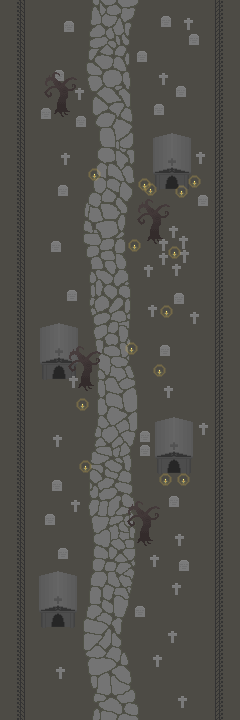
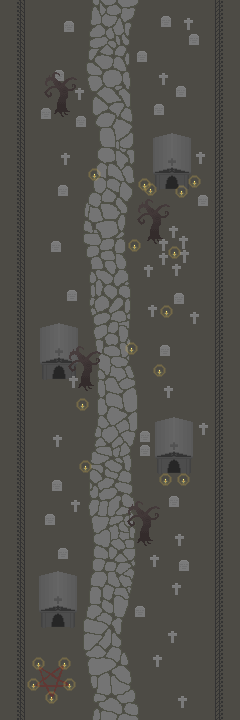
Comparing the layer stacks of the two 240x720 images. Changes:
added layer "Candle copy #16" in group "candles" over [63, 678, 76, 691]
added layer "Candle copy #17" in group "candles" over [27, 678, 40, 691]
added layer "Candle copy #14" in group "candles" over [58, 657, 71, 670]
added layer "Candle copy #15" in group "candles" over [32, 657, 45, 670]
added layer "Candle copy #13" in group "candles" over [45, 691, 58, 704]
added layer "Pentagram" (25%) above "tree copy #2" over [33, 665, 70, 700]
painted on "Graves" over [56, 667, 65, 679]
